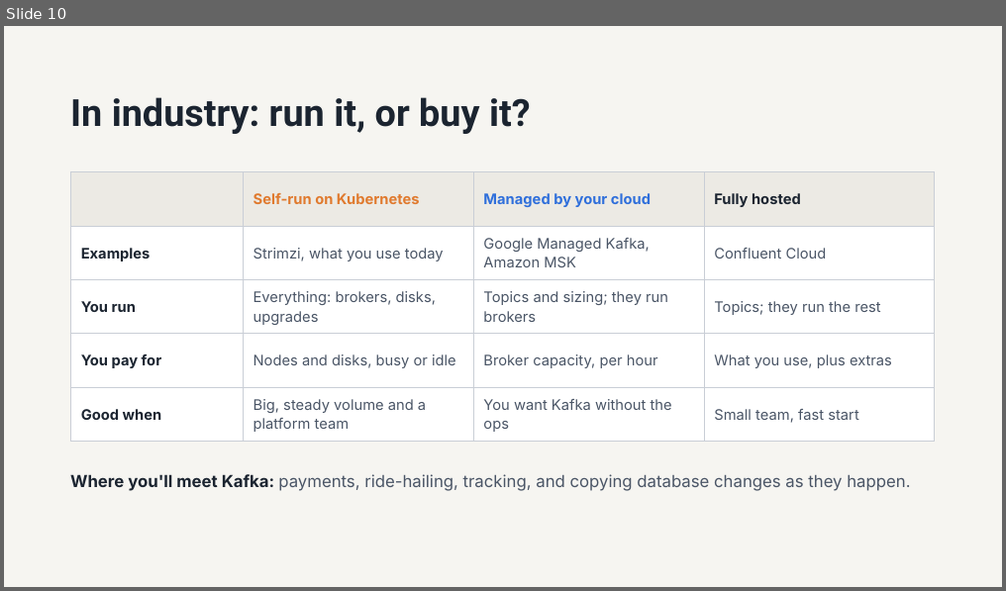
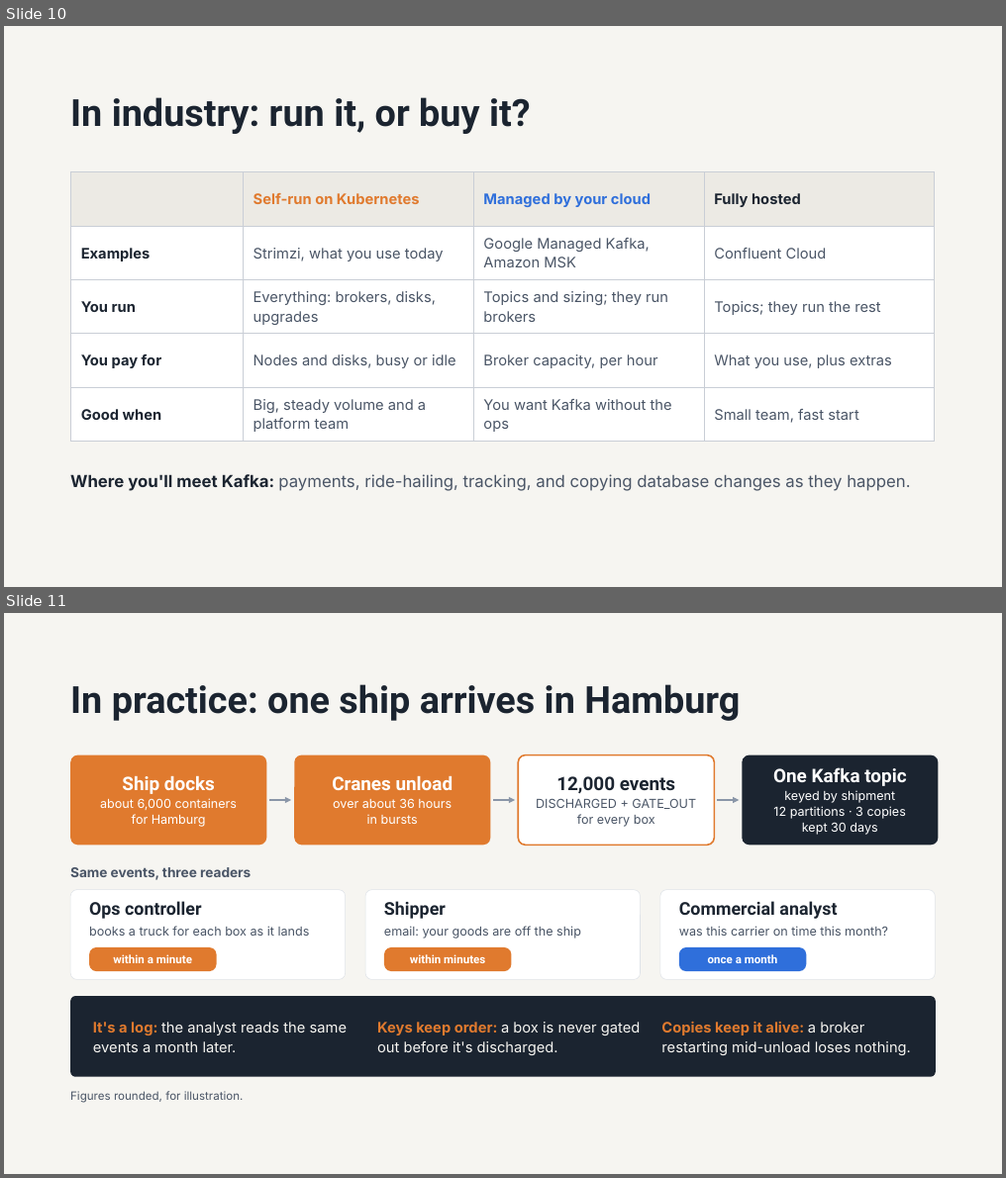
Before and after one commit to mdl-erfan/cloud-computing-srh, a slide deck: sessions/05-kafka-on-gke/slides/session-05-kafka-on-gke.pptx. Shown one above the other, each under a label of ours: slide 10 before the commit, slides 10 and 11 after it. The pictures are 1006x591 and 1006x1178 pixels, drawn with LibreOffice and Linux fonts; fonts in the diff are those of the drawing. Boxes give left, top, right and bottom in pixels: in the first picture for what was removed or moved away, otherwise in the second. Text is boxed around its words. In the diff, an @@ line names an element or a change of style, - is before the commit and + after.

```diff
--- a/sessions/05-kafka-on-gke/slides/session-05-kafka-on-gke.pptx
+++ b/sessions/05-kafka-on-gke/slides/session-05-kafka-on-gke.pptx
@@ slide 11 added at (4,613,1002,1174), background #F6F5F1 @@
@@ title added at (70,684,740,721), 36 pt, text #1B2430, bold @@
+In practice: one ship arrives in Hamburg
@@ rounded rectangle added at (70,756,266,845), fill #E07A2E, 12 pt, text #FFFFFF @@
+Ship docks
+about 6,000 containers
+for Hamburg
@@ rounded rectangle added at (294,756,491,845), fill #E07A2E, 12 pt, text #FFFFFF @@
+Cranes unload
+over about 36 hours
+in bursts
@@ rounded rectangle added at (519,756,715,845), fill #FFFFFF, outline #E07A2E 1.5 pt, 12 pt, text #4A5566 @@
+12,000 events
+DISCHARGED + GATE_OUT
+for every box
@@ rounded rectangle added at (743,756,939,845), fill #1B2430, 12 pt, text #FFFFFF @@
+One Kafka topic
+keyed by shipment
+12 partitions · 3 copies
+kept 30 days
@@ arrow added from (269, 800) to (291, 800), #8A96A8 1.75 pt @@
@@ arrow added from (494, 800) to (515, 800), #8A96A8 1.75 pt @@
@@ arrow added from (718, 800) to (740, 800), #8A96A8 1.75 pt @@
@@ text added at (70,867,251,880), 13 pt, text #4A5566, bold @@
+Same events, three readers
@@ rounded rectangle added at (70,890,346,980), fill #FFFFFF, outline #DFE3E8 0.5 pt @@
@@ text added at (89,901,201,919), 17 pt, text #1B2430, bold @@
+Ops controller
@@ rounded rectangle added at (365,890,641,980), fill #FFFFFF, outline #DFE3E8 0.5 pt @@
@@ text added at (384,901,446,919), 17 pt, text #1B2430, bold @@
+Shipper
@@ rounded rectangle added at (660,890,936,980), fill #FFFFFF, outline #DFE3E8 0.5 pt @@
@@ text added at (679,901,837,919), 17 pt, text #1B2430, bold @@
+Commercial analyst
@@ text added at (89,926,310,936), 12 pt, text #4A5566 @@
+books a truck for each box as it lands
@@ text added at (384,926,581,939), 12 pt, text #4A5566 @@
+email: your goods are off the ship
@@ text added at (679,926,888,936), 12 pt, text #4A5566 @@
+was this carrier on time this month?
@@ rounded rectangle added at (89,948,217,971), fill #E07A2E, 11 pt, text #FFFFFF, bold @@
+within a minute
@@ rounded rectangle added at (384,948,512,971), fill #E07A2E, 11 pt, text #FFFFFF, bold @@
+within minutes
@@ rounded rectangle added at (679,948,807,971), fill #2F6FDB, 11 pt, text #FFFFFF, bold @@
+once a month
@@ rounded rectangle added at (70,996,936,1077), fill #1B2430 @@
@@ text added at (93,1022,347,1053), 14 pt, text #F6F5F1 @@
+It's a log: the analyst reads the same events a month later.
@@ text added at (377,1022,641,1056), 14 pt, text #F6F5F1 @@
+Keys keep order: a box is never gated out before it's discharged.
@@ text added at (661,1022,911,1056), 14 pt, text #F6F5F1 @@
+Copies keep it alive: a broker restarting mid-unload loses nothing.
@@ text added at (70,1091,244,1103), 11 pt, text #4A5566 @@
+Figures rounded, for illustration.
```
Also in this commit, not shown: 5 slides changed.
